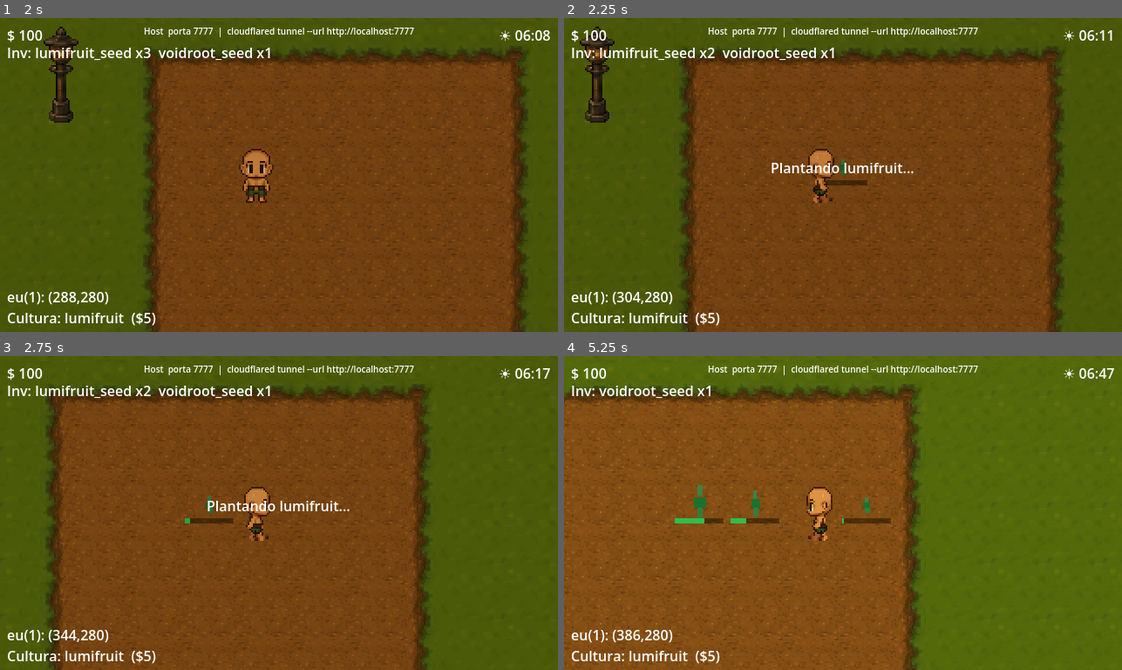
Above: before the commit, frames 1-4 (two rows, left to right).
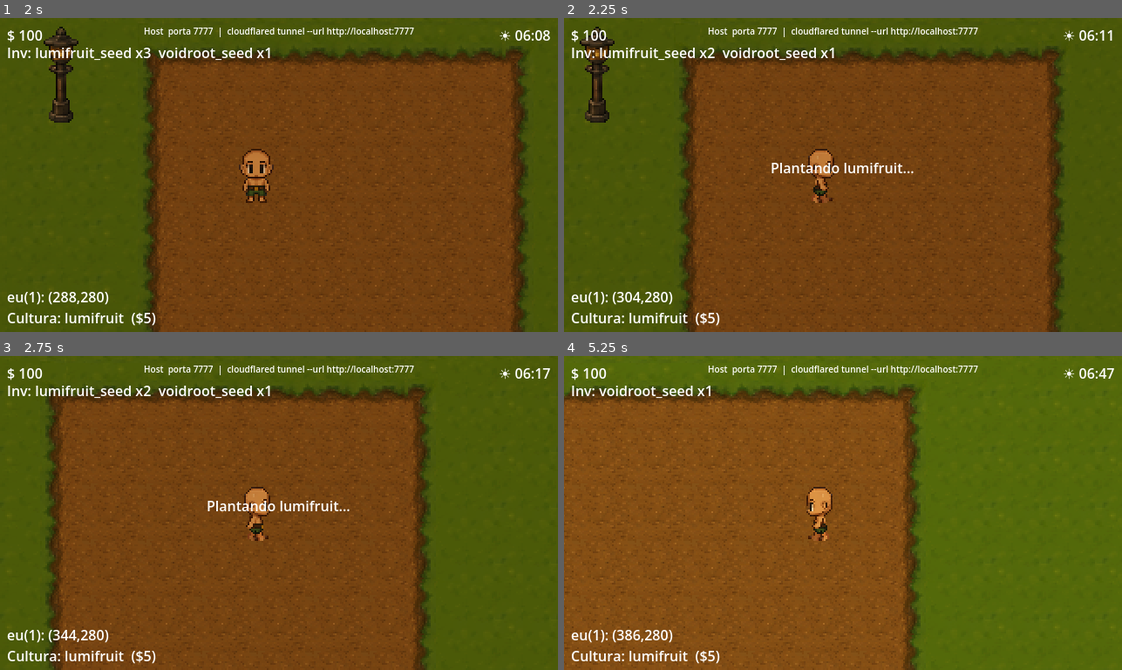
Above: after the commit, the same moments.

Repository: BrunoKagami/farm-from-scratch
Game: Godot game, scene res://scenes/Lobby.tscn
The game is run twice, just before and just after one commit, with the same random seed, the same clock (stepped at 60 frames per second) and the same inputs.
Inputs (mouse positions are in pixels of both pictures, inside the frame that each line leads up to):
- Up to frame 1 (2 s): click (279, 165) at 0.52 s; type "12" at 0.6 s; click "Hospedar" at 1.25 s
- Up to frame 2 (2.25 s): tap Enter at 2 s; move the mouse to (965, 159) at 2.02 s; hold Right (ui_right) from 2.03 s (still down); hold E (interact) from 2.03 s (still down); click (965, 159) at 2.17 s
- Up to frame 3 (2.75 s): keep holding Right (ui_right); keep holding E (interact)
- Up to frame 4 (5.25 s): release Right (ui_right) at 2.75 s; release E (interact) at 2.75 s; drag from (731, 528) to (815, 575) at 2.77 s; tap Space at 3.5 s; move the mouse to (898, 443) at 3.52 s; hold Right (ui_right) 3.53-4.25 s; hold E (interact) 3.53-4.25 s; drag from (815, 575) to (675, 465) at 4.27 s; tap Enter at 5 s; move the mouse to (1010, 560) at 5.02 s; hold Left (ui_left) from 5.03 s (still down); hold E (interact) from 5.03 s (still down)

Frame 1 is identical in both runs. In frame 2, 0.2% of the frame differs, in the area x 46-55%, y 45-54%; in frame 3, 0.2%; in frame 4, 0.7%, in the area x 19-59%, y 41-54%.

Commit message:
refactor: server-authoritative economy (money + inventory)
Money and inventory used to live only on each client, with the server
never tracking or validating either one. Planting/harvesting only
checked tile state, never whether the requester actually had a real
seed; the shop mutated Inventory/GameManager directly with zero
server involvement at all — any client could mint money or seeds for
free, and a missed refund/credit RPC meant permanent drift with no
way to recover.

WorldGrid now keeps an authoritative player_state per peer (money +
inventory). Buying, selling, planting and harvesting are all requests
validated against that real state; the server pushes the corrected
state back via _apply_economy_state. Clients still mutate Inventory
locally for instant feedback (optimistic prediction, same pattern as
movement), but the server's push is what actually sticks. Every
ECONOMY_RESYNC_INTERVAL (10s) the server also re-pushes full state to
everyone, so a lost RPC can't cause permanent client/server drift —
the same periodic-resync idea already used for the day/night clock.

Also adds sender validation to server_plant/server_harvest, which
previously trusted requester_id without checking who actually sent
the RPC.

Co-Authored-By: Claude Sonnet 4.6 <noreply@anthropic.com>

Diff:
--- a/scripts/GameManager.gd
+++ b/scripts/GameManager.gd
@@ -9,13 +9,9 @@
 	Inventory.add("lumifruit_seed", 3)
 	Inventory.add("voidroot_seed", 1)
 
-func add_money(amount: int) -> void:
-	money += amount
+# Chamado quando o servidor (autoridade real) confirma/corrige nosso saldo.
+func set_money_authoritative(amount: int) -> void:
+	if amount == money:
+		return
+	money = amount
 	emit_signal("money_changed", money)
-
-func spend_money(amount: int) -> bool:
-	if money < amount:
-		return false
-	money -= amount
-	emit_signal("money_changed", money)
-	return true
--- a/scripts/Inventory.gd
+++ b/scripts/Inventory.gd
@@ -15,3 +15,7 @@
 
 func count(item: String) -> int:
 	return items.get(item, 0)
+
+# Chamado quando o servidor (autoridade real) confirma/corrige nosso inventário.
+func set_items_authoritative(items_in: Dictionary) -> void:
+	items = items_in.duplicate(true)
--- a/scripts/Shop.gd
+++ b/scripts/Shop.gd
@@ -27,29 +27,30 @@
 	close.pressed.connect(func(): visible = false)
 	vbox.add_child(close)
 
-func _sell(crop: String, price: int) -> void:
-	var qty: int = Inventory.count(crop)
-	if qty <= 0:
+# Compra/venda não mexem mais em Inventory/GameManager direto: é só um
+# pedido pro servidor, que é quem decide de verdade e manda o resultado
+# de volta via WorldGrid._apply_economy_state.
+
+func _sell(crop: String, _price: int) -> void:
+	if Inventory.count(crop) <= 0:
 		_show("Sem %s no inventário." % crop)
 		return
-	Inventory.remove(crop)
-	GameManager.add_money(price)
-	_show("Vendido %s! +$%d" % [crop, price])
-	_refresh_hud()
+	var world_grid := get_node_or_null("/root/World")
+	if world_grid == null:
+		return
+	world_grid.request_sell_crop(crop)
+	_show("Vendendo %s..." % crop)
 
 func _buy_seed(seed: String, cost: int) -> void:
-	if not GameManager.spend_money(cost):
+	if GameManager.money < cost:
 		_show("Dinheiro insuficiente.")
 		return
-	Inventory.add(seed)
-	_show("Comprado: %s" % seed)
-	_refresh_hud()
+	var world_grid := get_node_or_null("/root/World")
+	if world_grid == null:
+		return
+	world_grid.request_buy_seed(seed)
+	_show("Comprando %s..." % seed)
 
 func _show(text: String) -> void:
 	if is_instance_valid(msg_label):
 		msg_label.text = text
-
-func _refresh_hud() -> void:
-	var hud := get_node_or_null("/root/World/HUD")
-	if hud and hud.has_method("refresh_inv"):
-		hud.refresh_inv()
--- a/scripts/WorldGrid.gd
+++ b/scripts/WorldGrid.gd
@@ -13,6 +13,14 @@
 # tem o nó $Player local fazendo isso diretamente).
 var peer_inputs: Dictionary = {}
 var remote_bodies: Dictionary = {}
+
+# --- Economia server-authoritative ---
+# Só populado/usado no servidor: dinheiro e inventário reais de cada
+# jogador. O cliente nunca é dono dessa verdade — Inventory/GameManager
+# locais são só um cache otimista que o servidor corrige quando diverge.
+var player_state: Dictionary = {}
+const ECONOMY_RESYNC_INTERVAL := 10.0
+var _economy_resync_timer := 0.0
 
 func _ready() -> void:
 	_build_grid()
@@ -51,6 +59,7 @@
 func _on_player_connected(peer_id: int) -> void:
 	if multiplayer.is_server():
 		_spawn_remote_body(peer_id)
+		_init_player_state(peer_id)
 	if peer_id == multiplayer.get_unique_id():
 		return
 	_spawn_remote_player(peer_id)
@@ -63,6 +72,7 @@
 		remote_bodies[peer_id].queue_free()
 		remote_bodies.erase(peer_id)
 	peer_inputs.erase(peer_id)
+	player_state.erase(peer_id)
 
 func _spawn_remote_player(peer_id: int) -> void:
 	if remote_players.has(peer_id):
@@ -133,6 +143,15 @@
 					_rpc_tile(pos)
 				else:
 					_sync_tile_visual(pos)
+		# Resync periódico: garante que dinheiro/inventário do cliente nunca
+		# fiquem divergentes para sempre por um RPC perdido — de tempo em
+		# tempo o servidor reafirma a verdade pra todo mundo, igual já
+		# fazemos com o horário do dia.
+		_economy_resync_timer += delta
+		if _economy_resync_timer >= ECONOMY_RESYNC_INTERVAL:
+			_economy_resync_timer = 0.0
+			for peer_id in player_state.keys():
+				_push_economy_state(peer_id)
 	else:
 		# Interpolação visual local — sem autoridade, só para exibir progresso suavemente
 		for pos in tile_data.keys():
@@ -200,45 +219,115 @@
 	elif remote_players.has(peer_id):
 		remote_players[peer_id].update_state(pos, vel)
 
+# --- Economia: dinheiro e inventário ---
+# Único dono da verdade é o servidor. Cliente só manda intenção
+# (plantar, colher, comprar, vender); o servidor valida contra o
+# player_state real e empurra o resultado de volta.
+
+func _init_player_state(peer_id: int) -> void:
+	if not player_state.has(peer_id):
+		player_state[peer_id] = {
+			"money": 100,
+			"inventory": { "lumifruit_seed": 3, "voidroot_seed": 1 },
+		}
+	_push_economy_state(peer_id)
+
+func _push_economy_state(peer_id: int) -> void:
+	var st: Dictionary = player_state.get(peer_id, {})
+	if st.is_empty():
+		return
+	if peer_id == multiplayer.get_unique_id():
+		_apply_economy_state(st["money"], st["inventory"])
+	else:
+		rpc_id(peer_id, "_apply_economy_state", st["money"], st["inventory"])
+
+@rpc("authority", "reliable")
+func _apply_economy_state(money: int, inventory: Dictionary) -> void:
+	GameManager.set_money_authoritative(money)
+	Inventory.set_items_authoritative(inventory)
+	var hud := get_node_or_null("/root/World/HUD")
+	if hud and hud.has_method("refresh_inv"):
+		hud.refresh_inv()
+
+# Confere que quem está pedindo em nome de requester_id é de fato ele —
+# sem isso, um cliente poderia gastar/plantar usando o ID de outro jogador.
+func _valid_sender(requester_id: int) -> bool:
+	var sender := multiplayer.get_remote_sender_id()
+	return sender == 0 or sender == requester_id
+
+func request_buy_seed(seed: String) -> void:
+	var my_id := multiplayer.get_unique_id()
+	if multiplayer.is_server():
+		_server_buy_seed(seed, my_id)
+	else:
+		rpc_id(1, "_server_buy_seed", seed, my_id)
+
+@rpc("any_peer", "reliable")
+func _server_buy_seed(seed: String, requester_id: int) -> void:
+	if not multiplayer.is_server() or not _valid_sender(requester_id):
+		return
+	var st: Dictionary = player_state.get(requester_id, {})
+	if st.is_empty():
+		return
+	var cost: int = GameData.SEED_COSTS.get(seed, -1)
+	if cost >= 0 and st["money"] >= cost:
+		st["money"] -= cost
+		st["inventory"][seed] = st["inventory"].get(seed, 0) + 1
+	_push_economy_state(requester_id)
+
+func request_sell_crop(crop: String) -> void:
+	var my_id := multiplayer.get_unique_id()
+	if multiplayer.is_server():
+		_server_sell_crop(crop, my_id)
+	else:
+		rpc_id(1, "_server_sell_crop", crop, my_id)
+
+@rpc("any_peer", "reliable")
+func _server_sell_crop(crop: String, requester_id: int) -> void:
+	if not multiplayer.is_server() or not _valid_sender(requester_id):
+		return
+	var st: Dictionary = player_state.get(requester_id, {})
+	if st.is_empty():
+		return
+	var price: int = GameData.SELL_PRICES.get(crop, -1)
+	if price >= 0 and st["inventory"].get(crop, 0) > 0:
+		st["inventory"][crop] -= 1
+		if st["inventory"][crop] <= 0:
+			st["inventory"].erase(crop)
+		st["money"] += price
+	_push_economy_state(requester_id)
+
 # --- Plant / Harvest ---
 
 @rpc("any_peer", "reliable")
 func server_plant(grid_pos: Vector2i, crop: String, requester_id: int) -> void:
-	if not multiplayer.is_server():
-		return
-	if not tile_data.has(grid_pos):
-		# Fix 1: reembolsa semente se tile inválido
-		_refund_or_call(requester_id, crop + "_seed")
-		return
+	if not multiplayer.is_server() or not _valid_sender(requester_id):
+		return
+	var st: Dictionary = player_state.get(requester_id, {})
+	var seed_name: String = crop + "_seed"
+	var can_plant: bool = not st.is_empty() and tile_data.has(grid_pos) \
+		and tile_data[grid_pos]["state"] == 0 \
+		and st["inventory"].get(seed_name, 0) > 0
+	if not can_plant:
+		# Cliente pode ter previsto errado (semente que ele achava ter,
+		# tile que outro jogador ocupou primeiro etc). Corrige o estado dele.
+		_push_economy_state(requester_id)
+		return
+	st["inventory"][seed_name] -= 1
+	if st["inventory"][seed_name] <= 0:
+		st["inventory"].erase(seed_name)
 	var td: Dictionary = tile_data[grid_pos]
-	if td["state"] != 0:
-		# Fix 1: reembolsa semente se tile já ocupado (race condition)
-		_refund_or_call(requester_id, crop + "_seed")
-		return
 	td["state"] = 1
 	td["crop"] = crop
 	td["timer"] = 0.0
 	td["duration"] = GameData.CROPS[crop]["grow_time"]
 	_sync_tile_visual(grid_pos)
 	_rpc_tile(grid_pos)
-
-# Fix 1: devolve a semente ao cliente que plantou se o servidor rejeitar
-func _refund_or_call(requester_id: int, seed: String) -> void:
-	if requester_id == multiplayer.get_unique_id():
-		_refund_seed(seed)
-	else:
-		rpc_id(requester_id, "_refund_seed", seed)
-
-@rpc("authority", "reliable")
-func _refund_seed(seed: String) -> void:
-	Inventory.add(seed)
-	var hud := get_node_or_null("/root/World/HUD")
-	if hud and hud.has_method("refresh_inv"):
-		hud.refresh_inv()
+	_push_economy_state(requester_id)
 
 @rpc("any_peer", "reliable")
 func server_harvest(grid_pos: Vector2i, requester_id: int) -> void:
-	if not multiplayer.is_server():
+	if not multiplayer.is_server() or not _valid_sender(requester_id):
 		return
 	if not tile_data.has(grid_pos):
 		return
@@ -246,24 +335,17 @@
 	if td["state"] != 2:
 		return
 	var crop: String = td["crop"]
-	var price: int = GameData.CROPS[crop]["sell_price"]
 	td["state"] = 0
 	td["crop"] = ""
 	td["timer"] = 0.0
 	td["duration"] = 0.0
 	_sync_tile_visual(grid_pos)
 	_rpc_tile(grid_pos)
-	if requester_id == multiplayer.get_unique_id():
-		_credit_harvest(crop, price)
-	else:
-		rpc_id(requester_id, "_credit_harvest", crop, price)
-
-@rpc("authority", "reliable")
-func _credit_harvest(crop: String, _price: int) -> void:
-	Inventory.add(crop)
-	var hud := get_node_or_null("/root/World/HUD")
-	if hud and hud.has_method("refresh_inv"):
-		hud.refresh_inv()
+	var st: Dictionary = player_state.get(requester_id, {})
+	if st.is_empty():
+		return
+	st["inventory"][crop] = st["inventory"].get(crop, 0) + 1
+	_push_economy_state(requester_id)
 
 func _sync_tile_visual(grid_pos: Vector2i) -> void:
 	var td: Dictionary = tile_data[grid_pos]
